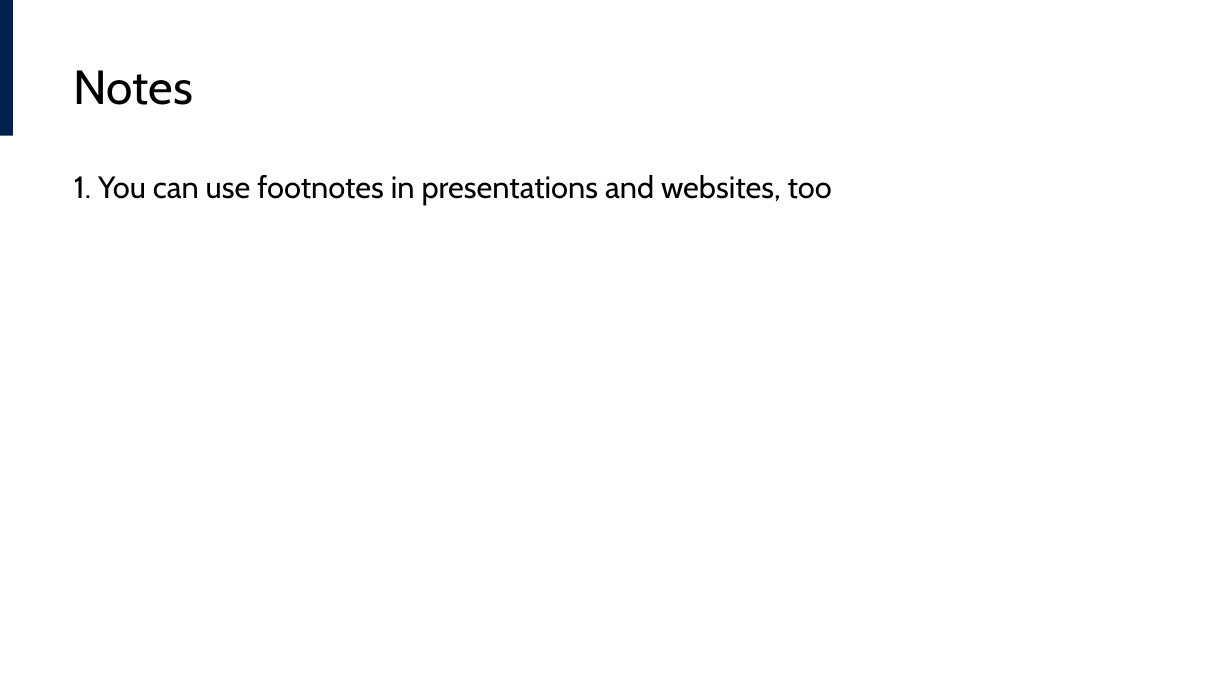
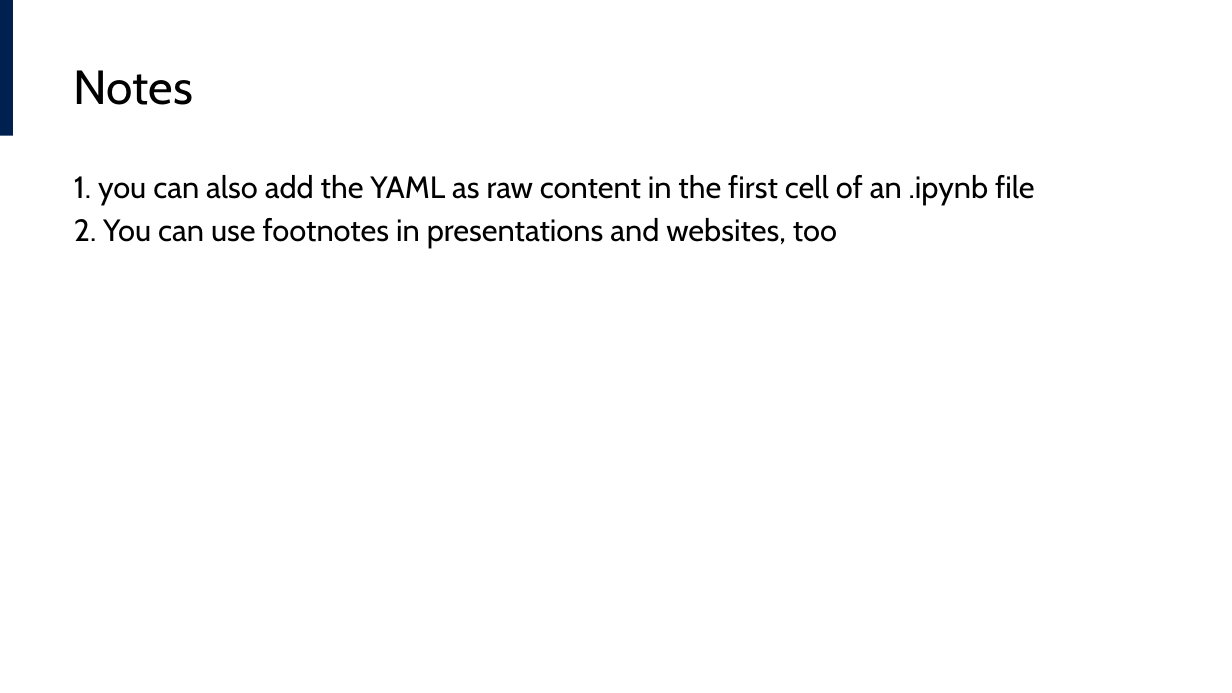
Before and after one commit to lucas-a-meyer/using-quarto, a slide deck: slide 42 of docs/presentation-orig.pptx. Drawn at 1232x693 pixels with LibreOffice and Linux fonts; fonts in the diff are those of the drawing. Boxes give left, top, right and bottom in pixels: in the first picture for what was removed or moved away, otherwise in the second. Text is boxed around its words. In the diff, an @@ line names an element or a change of style, - is before the commit and + after.

```diff
--- a/docs/presentation-orig.pptx
+++ b/docs/presentation-orig.pptx
@@ text at <box>74,175,1035,248</box>: text changed @@
-1. You can use footnotes in presentations and websites, too
+1. you can also add the YAML as raw content in the first cell of an .ipynb file
+2. You can use footnotes in presentations and websites, too
```
Also in this commit, not shown: 4 other slides changed, 10 other files.
